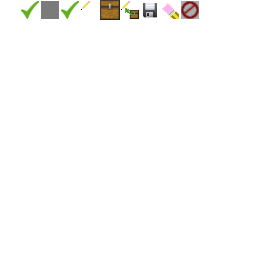
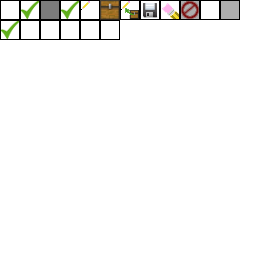
Layer changes from the first 256×256 image to the second:
showed "BoundariesLayer", painted on it over [0, 0, 240, 40]
painted on "button_icons_3" over [221, 1, 239, 19]
painted on "button_icons_2" over [1, 21, 19, 39]
painted on "button_icons.png" over [5, 1, 236, 39]
